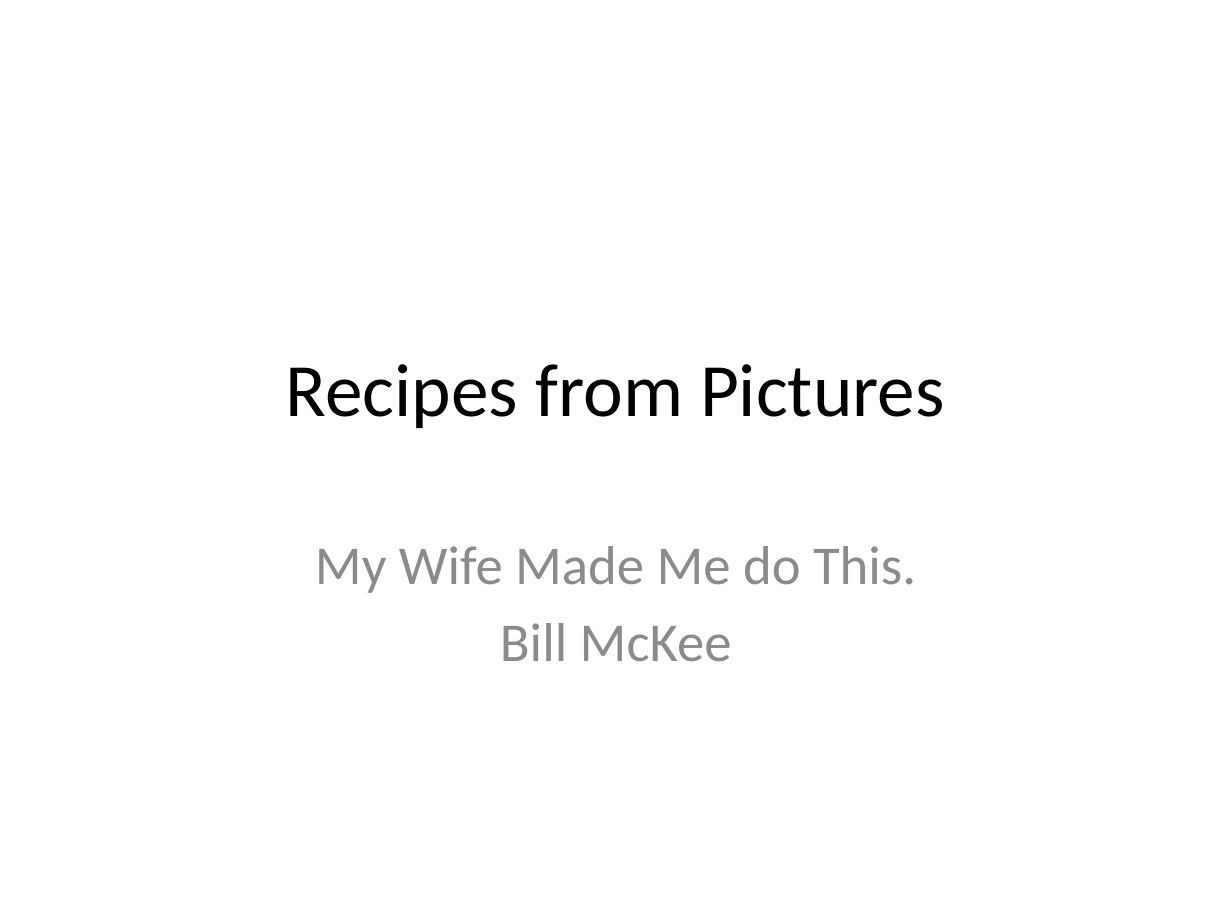
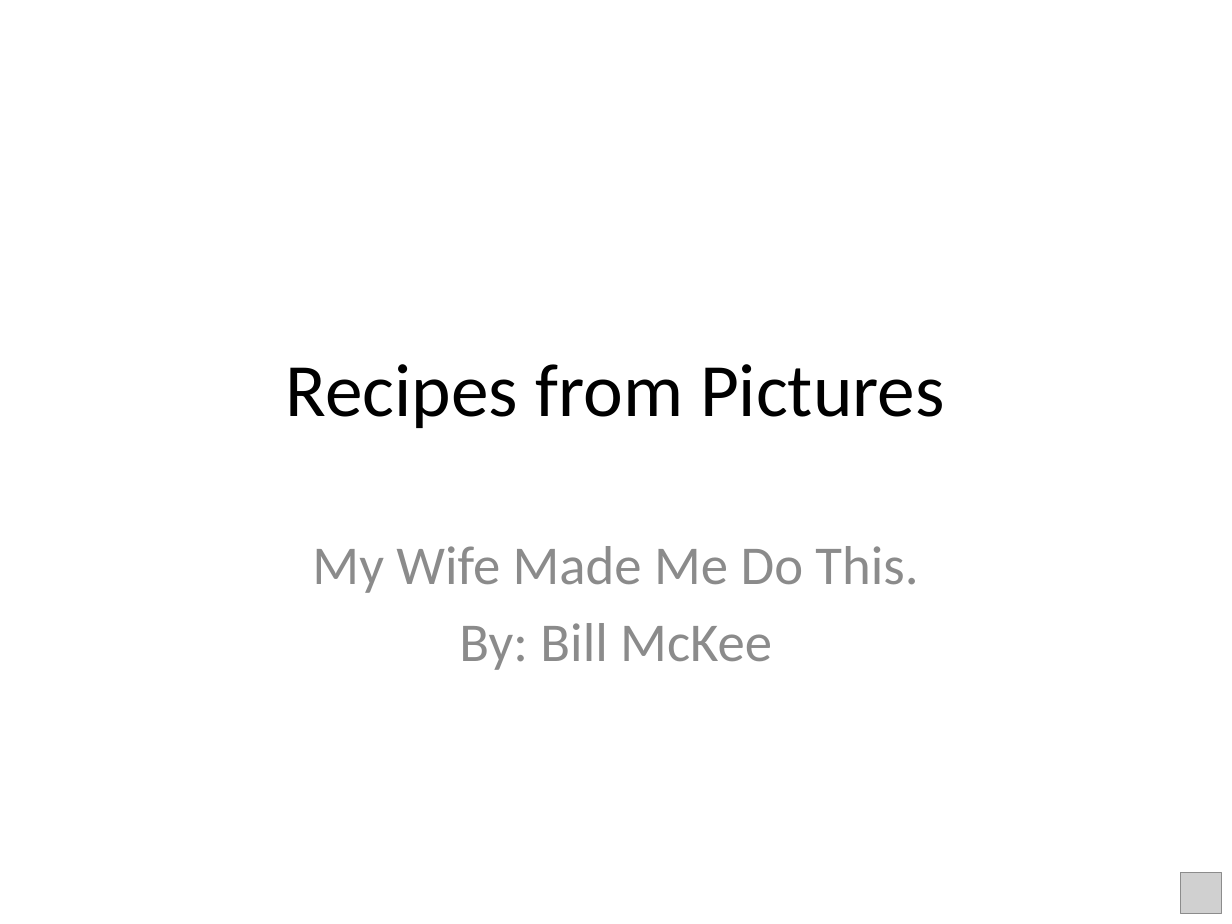
Before and after one commit to wmmckeejr/AI_Project, a slide deck: slide 1 of Presentation/Recipes_from_Pictures.pptx. Drawn at 1232x924 pixels with LibreOffice and Linux fonts; fonts in the diff are those of the drawing; grey boxes stand for pictures. Boxes give left, top, right and bottom in pixels: in the first picture for what was removed or moved away, otherwise in the second. Text is boxed around its words. In the diff, an @@ line names an element or a change of style, - is before the commit and + after.

```diff
--- a/Presentation/Recipes_from_Pictures.pptx
+++ b/Presentation/Recipes_from_Pictures.pptx
@@ subtitle at (x1=312, y1=546, x2=918, y2=670): text changed @@
-My Wife Made Me do This.
-Bill McKee
+My Wife Made Me Do This.
+By: Bill McKee
@@ picture added at (x1=1180, y1=872, x2=1221, y2=913) @@
```
Also in this commit, not shown: 2 other slides changed, 1 slide added, 2 other files.
